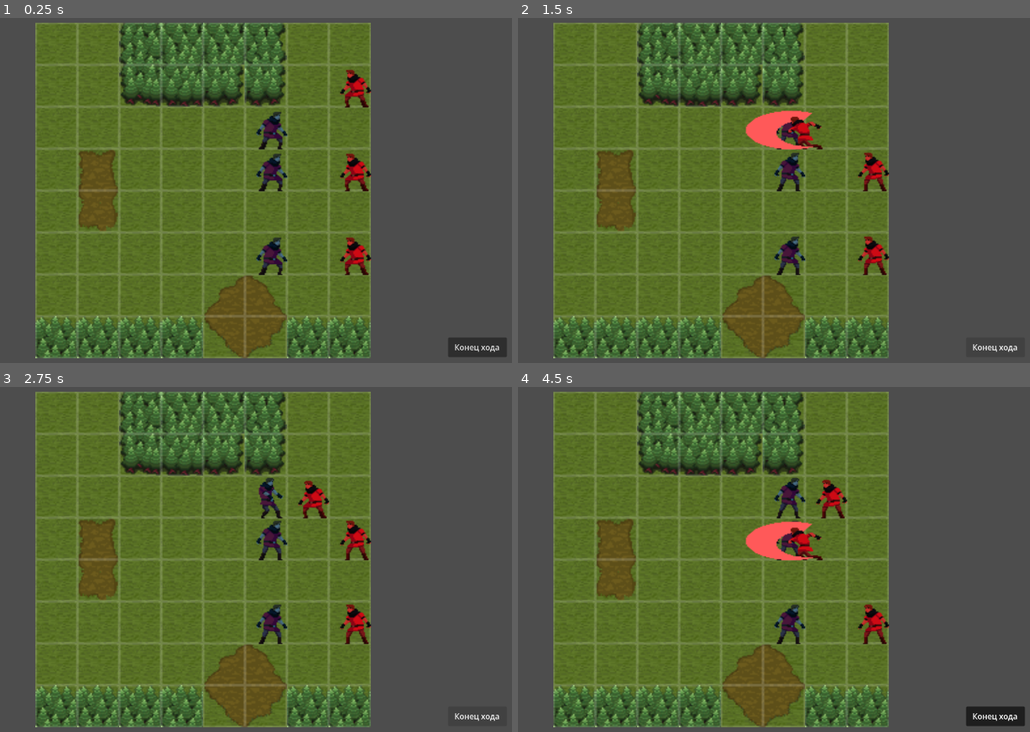
Above: before the commit, frames 1-4 (two rows, left to right).
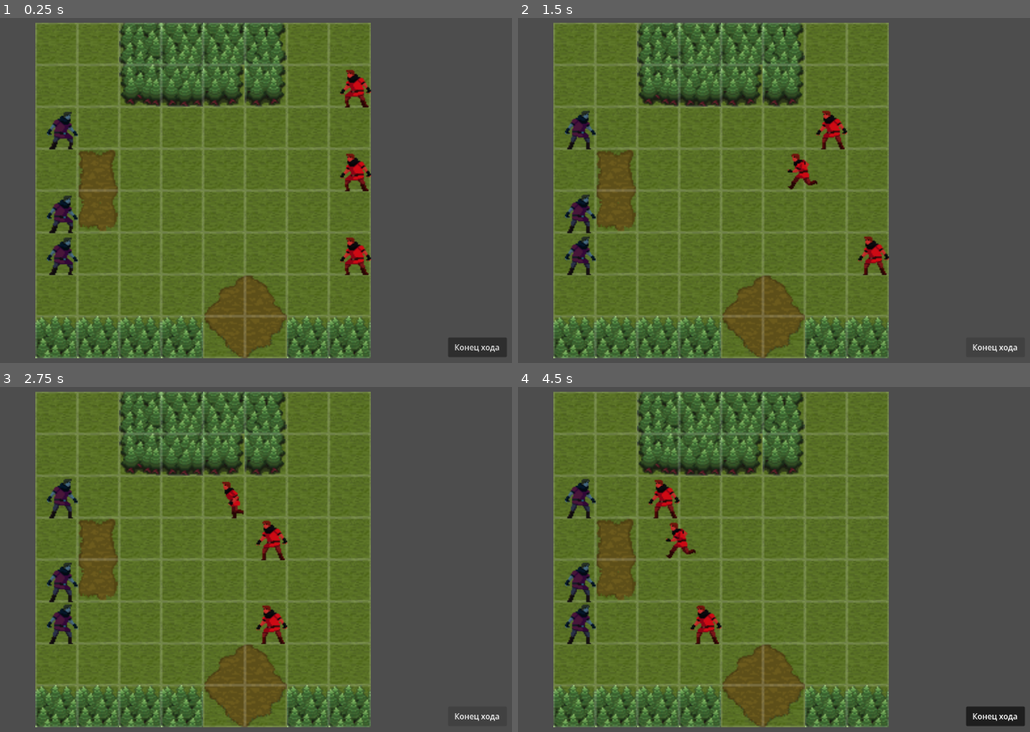
Above: after the commit, the same moments.

Repository: mikhalenkoilya/GodotTest
Game: Godot game, scene res://scenes/world.tscn
Two runs of this game, one before a commit and one after it. Both use one fixed random seed, a clock stepped at 60 frames per second and the inputs below. This scene is started directly instead of the project's main scene.
Inputs (mouse positions are in pixels of both pictures, inside the frame that each line leads up to):
- Up to frame 1 (0.25 s): no input
- Up to frame 2 (1.5 s): click "Конец хода" at 0.5 s; click "Конец хода" at 1.25 s
- Up to frame 3 (2.75 s): click "Конец хода" at 2 s
- Up to frame 4 (4.5 s): tap Enter at 2.75 s; move the mouse to (861, 542) at 2.77 s; hold Keypad Enter (end_turn) 2.78-3.53 s; click (861, 542) at 2.92 s; tap Space at 3.02, 3.77 s; move the mouse to (594, 576) at 3.52 s; tap Keypad Enter (end_turn) at 3.6 s; click (594, 576) at 3.67 s; move the mouse to (784, 483) at 4.27 s; hold Keypad Enter (end_turn) from 4.28 s (still down); click (784, 483) at 4.42 s

The runs differ from the first frame. In frame 1, 2.0% of the frame differs, in the area x 9-57%, y 27-75%; in frame 2, 3.7%; in frame 3, 3.3%; in frame 4, 4.5%, in the area x 9-73%, y 26-75%.

Commit message:
attackShapes

Diff:
--- a/turn-based-test/Scripts/SquadManager.gd
+++ b/turn-based-test/Scripts/SquadManager.gd
@@ -25,7 +25,7 @@
 var squad_classes: Array[String] = [
 	"res://data/classes/warrior.tres",
 	"res://data/classes/warrior.tres",
-	"res://data/classes/warrior.tres"
+	"res://data/classes/archer.tres"
 ]
 
 # Get the ClassData resource for a specific squad slot (0, 1, or 2)
--- a/turn-based-test/Scripts/TurnManager.gd
+++ b/turn-based-test/Scripts/TurnManager.gd
@@ -154,7 +154,12 @@
 
 	elif current_phase == Phase.ATTACK and selected_actor:
 		var actor_cell = tile_map.local_to_map(tile_map.to_local(selected_actor.global_position))
-		if target_cell == actor_cell or not target_cell in highlighted_cells:
+
+		#  Проверяем, находится ли целевая клетка в паттерне атаки
+		var attack_cells = get_attack_cells(actor_cell, selected_actor)
+		var is_valid_target = target_cell in attack_cells
+
+		if target_cell == actor_cell or not is_valid_target:
 			_complete_actor_turn()
 			return
 
@@ -168,17 +173,15 @@
 			if is_instance_valid(attacker) and is_instance_valid(target) and not target.is_dead:
 				await target.take_damage(attacker.attack_damage, attacker.attack_type)
 
-				# 🔄 ЛОГИКА: Ответная атака с проверкой и тратой заряда
+				# Ответная атака
 				if not target.is_dead and target.class_data and target.remaining_counter_attacks > 0:
-					target.remaining_counter_attacks -= 1 # Тратим один заряд
+					target.remaining_counter_attacks -= 1
 					print("🔄 %s выполняет ответную атаку по %s! (Осталось зарядов: %d)" % [target.name, attacker.name, target.remaining_counter_attacks])
-
 					await target.perform_attack(attacker)
 					if is_instance_valid(attacker) and not attacker.is_dead:
 						await attacker.take_damage(target.attack_damage, target.attack_type)
 
 			_complete_actor_turn()
-
 func _switch_to_attack_phase() -> void:
 	current_phase = Phase.ATTACK
 	_highlight_attack_range(selected_actor)
@@ -220,31 +223,45 @@
 
 		var ai_cell = tile_map.local_to_map(tile_map.to_local(enemy.global_position))
 		var user_cell = tile_map.local_to_map(tile_map.to_local(target_player.global_position))
-		var attack_range = enemy.class_data.attack_range if enemy.class_data else 1
-		var total_distance = abs(user_cell.x - ai_cell.x) + abs(user_cell.y - ai_cell.y)
-
-		if total_distance > attack_range:
+
+		# 🔄 Проверяем, может ли ИИ уже атаковать с текущей позиции
+		var attack_cells = get_attack_cells(ai_cell, enemy)
+		var can_attack_now = user_cell in attack_cells
+
+		if not can_attack_now:
 			var move_range = enemy.class_data.move_range if enemy.class_data else 3
 			var ai_reachable = _calculate_reachable_cells(ai_cell, move_range)
+
 			var best_cell = ai_cell
-			var best_distance = total_distance
-
+			var best_dist = 99999
+			var can_attack_from_best = false
+
+			# 🔄 Ищем клетку, с которой можно атаковать, используя паттерн
 			for cell in ai_reachable:
+				var cell_attack_cells = get_attack_cells(cell, enemy)
+				var can_attack = user_cell in cell_attack_cells
 				var dist = abs(user_cell.x - cell.x) + abs(user_cell.y - cell.y)
-				if dist < best_distance:
-					best_distance = dist
+
+				# Приоритет: клетки, с которых возможна атака
+				if can_attack and not can_attack_from_best:
+					can_attack_from_best = true
 					best_cell = cell
+					best_dist = dist
+				# Если статус атаки одинаковый, выбираем клетку ближе к игроку
+				elif can_attack == can_attack_from_best and dist < best_dist:
+					best_cell = cell
+					best_dist = dist
 
 			if best_cell != ai_cell:
-				print("🤖 %s moving to %s" % [enemy.name, best_cell])
+				print("🤖 %s перемещается на %s" % [enemy.name, best_cell])
 				await _try_move_actor_direct(enemy, best_cell)
 				ai_cell = tile_map.local_to_map(tile_map.to_local(enemy.global_position))
 
-		# Attack after moving
+		# Повторно проверяем позицию игрока
 		user_cell = tile_map.local_to_map(tile_map.to_local(target_player.global_position))
-		var final_dist = abs(user_cell.x - ai_cell.x) + abs(user_cell.y - ai_cell.y)
-
-		if final_dist <= attack_range:
+		attack_cells = get_attack_cells(ai_cell, enemy)
+
+		if user_cell in attack_cells:
 			print("🤖 %s наносит удар по %s" % [enemy.name, target_player.name])
 			var attacker = enemy
 			var target = target_player
@@ -255,11 +272,10 @@
 			if is_instance_valid(attacker) and is_instance_valid(target) and not target.is_dead:
 				await target.take_damage(attacker.attack_damage, attacker.attack_type)
 
-				# 🔄 ЛОГИКА: Ответная атака с проверкой и тратой заряда
+				# Ответная атака
 				if not target.is_dead and target.class_data and target.remaining_counter_attacks > 0:
-					target.remaining_counter_attacks -= 1 # Тратим один заряд
-					print("🔄 %s выполняет ответную атаку по %s! (Осталось зарядов: %d)" % [target.name, attacker.name, target.remaining_counter_attacks])
-
+					target.remaining_counter_attacks -= 1
+					print(" %s выполняет ответную атаку по %s! (Осталось зарядов: %d)" % [target.name, attacker.name, target.remaining_counter_attacks])
 					await target.perform_attack(attacker)
 					if is_instance_valid(attacker) and not attacker.is_dead:
 						await attacker.take_damage(target.attack_damage, target.attack_type)
@@ -293,6 +309,21 @@
 	if cost <= 0:
 		return 9999
 	return cost
+
+# 🔄 Получает список абсолютных клеток на основе паттерна и позиции актера
+func get_attack_cells(actor_cell: Vector2i, actor: Actor) -> Array[Vector2i]:
+	var cells: Array[Vector2i] = []
+
+	if not actor.class_data or not actor.class_data.attack_pattern:
+		# Fallback: если паттерн не задан, используем одну клетку
+		return [actor_cell]
+
+	var pattern = actor.class_data.attack_pattern
+	for offset in pattern.relative_cells:
+		var absolute_cell = actor_cell + offset
+		cells.append(absolute_cell)
+
+	return cells
 
 func _calculate_reachable_cells(start_cell: Vector2i, max_cost: int) -> Dictionary:
 	var reachable = {}
@@ -334,14 +365,17 @@
 	_clear_highlight()
 	var actor_cell = tile_map.local_to_map(tile_map.to_local(actor.global_position))
 	var source_id = _get_valid_source_id()
-	var attack_range = actor.class_data.attack_range if actor.class_data else 1
-	for x in range(-attack_range, attack_range + 1):
-		for y in range(-attack_range, attack_range + 1):
-			var distance = abs(x) + abs(y)
-			if distance <= attack_range and distance > 0:
-				var check_cell = actor_cell + Vector2i(x, y)
-				grid_layer.set_cell(check_cell, source_id, ATTACK_ATLAS_COORDS)
-				highlighted_cells.append(check_cell)
+
+	# 🔄 Получаем клетки из паттерна
+	var attack_cells = get_attack_cells(actor_cell, actor)
+
+	for cell in attack_cells:
+		# Не подсвечиваем клетку самого актера (опционально)
+		if cell == actor_cell:
+			continue
+
+		grid_layer.set_cell(cell, source_id, ATTACK_ATLAS_COORDS)
+		highlighted_cells.append(cell)
 
 func _clear_highlight() -> void:
 	if not grid_layer: return
--- a/turn-based-test/Scripts/actor.gd
+++ b/turn-based-test/Scripts/actor.gd
@@ -6,6 +6,8 @@
 @export var class_data: ClassData
 @export var is_friendly: bool = true
 @export var class_sprite_frames: SpriteFrames
+
+@export var attack_pattern: AttackPattern
 
 @onready var sprite: AnimatedSprite2D = $AnimatedSprite2D
 
--- /dev/null
+++ b/turn-based-test/Scripts/attack_pattern.gd
@@ -0,0 +1,11 @@
+class_name AttackPattern
+extends Resource
+
+@export var pattern_name: String = "Single Target"
+
+# Используется ИИ для понимания, насколько близко нужно подойти
+@export var max_range_heuristic: int = 1
+
+# Фактическая форма атаки - список относительных смещений клеток
+# Например, для ромба радиусом 1: [(0,1), (0,-1), (1,0), (-1,0)]
+@export var relative_cells: Array[Vector2i] = [Vector2i(0, 0)]
--- a/turn-based-test/Scripts/class_data.gd
+++ b/turn-based-test/Scripts/class_data.gd
@@ -8,14 +8,14 @@
 @export var attack_damage: int = 15
 @export var move_range: int = 3
 @export var attack_range: int = 1
+
+@export var attack_pattern: AttackPattern
+
 @export var sprite_texture: Texture2D
 @export var sprite_frames: SpriteFrames
 
-# New Combat Stats
 @export var attack_type: AttackType = AttackType.PHYSICAL
 @export var max_armor: int = 30
 @export var max_magic_resist: int = 30
 
-# 🔄 НОВАЯ ЛОГИКА: Максимальное количество ответных атак за раунд
-# По умолчанию 1. Установите 0, чтобы отключить, или 2+ для нескольких ударов.
 @export var max_counter_attacks: int = 1
--- /dev/null
+++ b/turn-based-test/data/AttackShapes/cross_1.tres
@@ -0,0 +1,17 @@
+[gd_resource type="Resource" script_class="AttackPattern" format=3 uid="uid://bsw3mfqktfa30"]
+
+[ext_resource type="Script" uid="uid://bii4bskxhjtt7" path="res://Scripts/attack_pattern.gd" id="1_55jme"]
+
+[resource]
+script = ExtResource("1_55jme")
+metadata/_custom_type_script = "uid://bii4bskxhjtt7"
+
+pattern_name: "Cross Range 1"
+max_range_heuristic: 1
+relative_cells: [
+    Vector2i(0, 1),   # вниз
+    Vector2i(0, -1),  # вверх
+    Vector2i(1, 0),   # вправо
+    Vector2i(-1, 0),  # влево
+    Vector2i(0, 0)    # центр (опционально)
+]
--- /dev/null
+++ b/turn-based-test/data/AttackShapes/diamond_1.tres
@@ -0,0 +1,21 @@
+[gd_resource type="Resource" script_class="AttackPattern" format=3 uid="uid://bgcpsquf48rmd"]
+
+[ext_resource type="Script" uid="uid://bii4bskxhjtt7" path="res://Scripts/attack_pattern.gd" id="1_37hqn"]
+
+[resource]
+script = ExtResource("1_37hqn")
+metadata/_custom_type_script = "uid://bii4bskxhjtt7"
+
+pattern_name: "Diamond Range 1"
+max_range_heuristic: 1
+relative_cells: [
+    Vector2i(0, 1),
+    Vector2i(0, -1),
+    Vector2i(1, 0),
+    Vector2i(-1, 0),
+    Vector2i(1, 1),
+    Vector2i(1, -1),
+    Vector2i(-1, 1),
+    Vector2i(-1, -1),
+    Vector2i(0, 0)
+]
--- /dev/null
+++ b/turn-based-test/data/AttackShapes/line_horizontal_3.tres
@@ -0,0 +1,15 @@
+[gd_resource type="Resource" script_class="AttackPattern" format=3 uid="uid://bkj2xq56jtlg2"]
+
+[ext_resource type="Script" uid="uid://bii4bskxhjtt7" path="res://Scripts/attack_pattern.gd" id="1_2x620"]
+
+[resource]
+script = ExtResource("1_2x620")
+metadata/_custom_type_script = "uid://bii4bskxhjtt7"
+
+pattern_name: "Horizontal Line 3"
+max_range_heuristic: 1
+relative_cells: [
+    Vector2i(-1, 0),
+    Vector2i(0, 0),
+    Vector2i(1, 0)
+]
--- /dev/null
+++ b/turn-based-test/data/AttackShapes/single_target.tres
@@ -0,0 +1,11 @@
+[gd_resource type="Resource" script_class="AttackPattern" format=3 uid="uid://de4o3sjo44jcu"]
+
+[ext_resource type="Script" uid="uid://bii4bskxhjtt7" path="res://Scripts/attack_pattern.gd" id="1_yf1x3"]
+
+[resource]
+script = ExtResource("1_yf1x3")
+metadata/_custom_type_script = "uid://bii4bskxhjtt7"
+
+pattern_name: "Single Target"
+max_range_heuristic: 1
+relative_cells: [Vector2i(0, 0)]
--- /dev/null
+++ b/turn-based-test/data/AttackShapes/square_3x3.tres
@@ -0,0 +1,15 @@
+[gd_resource type="Resource" script_class="AttackPattern" format=3 uid="uid://bf46wl3wsobxr"]
+
+[ext_resource type="Script" uid="uid://bii4bskxhjtt7" path="res://Scripts/attack_pattern.gd" id="1_24ayo"]
+
+[resource]
+script = ExtResource("1_24ayo")
+metadata/_custom_type_script = "uid://bii4bskxhjtt7"
+
+pattern_name: "Square 3x3"
+max_range_heuristic: 1
+relative_cells: [
+    Vector2i(-1, -1), Vector2i(0, -1), Vector2i(1, -1),
+    Vector2i(-1, 0),  Vector2i(0, 0),  Vector2i(1, 0),
+    Vector2i(-1, 1),  Vector2i(0, 1),  Vector2i(1, 1)
+]
--- a/turn-based-test/data/classes/archer.tres
+++ b/turn-based-test/data/classes/archer.tres
@@ -1,7 +1,8 @@
 [gd_resource type="Resource" script_class="ClassData" format=3 uid="uid://y4u1833v0qip"]
 
 [ext_resource type="Script" uid="uid://b217idjjy25pn" path="res://Scripts/class_data.gd" id="1_1hx7s"]
-[ext_resource type="SpriteFrames" uid="uid://bb10xs0sr2r7h" path="res://ART/Sprites/Animations/huntress.res" id="2_nkgaf"]
+[ext_resource type="Resource" uid="uid://bf46wl3wsobxr" path="res://data/AttackShapes/square_3x3.tres" id="1_uj0l1"]
+[ext_resource type="SpriteFrames" uid="uid://bywsnduprwm76" path="res://data/abilities/warrior.res" id="3_xrves"]
 
 [resource]
 script = ExtResource("1_1hx7s")
@@ -9,4 +10,8 @@
 max_hp = 75
 attack_damage = 20
 attack_range = 5
-sprite_frames = ExtResource("2_nkgaf")
+attack_pattern = ExtResource("1_uj0l1")
+sprite_frames = ExtResource("3_xrves")
+attack_type = 0
+max_armor = 10
+max_magic_resist = 0
--- a/turn-based-test/data/classes/warrior.tres
+++ b/turn-based-test/data/classes/warrior.tres
@@ -1,6 +1,7 @@
 [gd_resource type="Resource" script_class="ClassData" format=3 uid="uid://y4u1833v0qip"]
 
 [ext_resource type="Script" uid="uid://b217idjjy25pn" path="res://Scripts/class_data.gd" id="1_74vqn"]
+[ext_resource type="Resource" uid="uid://bsw3mfqktfa30" path="res://data/AttackShapes/cross_1.tres" id="1_rqqb5"]
 [ext_resource type="SpriteFrames" uid="uid://dw1e26qqj12d6" path="res://ART/Sprites/Animations/warrior_sptires.res" id="2_agnmr"]
 
 [resource]
@@ -8,7 +9,7 @@
 max_hp = 80
 attack_damage = 25
 move_range = 2
-attack_range = 1
+attack_pattern = ExtResource("1_rqqb5")
 sprite_frames = ExtResource("2_agnmr")
 attack_type = 0
 max_armor = 10
--- a/turn-based-test/scenes/world.tscn
+++ b/turn-based-test/scenes/world.tscn
@@ -406,13 +406,13 @@
 metadata/_custom_type_script = "uid://qefyhqelaun"
 
 [node name="SpawnPoint_0" type="Marker2D" parent="." unique_id=1609851194]
-position = Vector2(175, 80)
+position = Vector2(15, 80)
 
 [node name="SpawnPoint_1" type="Marker2D" parent="." unique_id=1088444596]
-position = Vector2(175, 112)
+position = Vector2(15, 144)
 
 [node name="SpawnPoint_2" type="Marker2D" parent="." unique_id=875338141]
-position = Vector2(175, 176)
+position = Vector2(15, 176)
 
 [node name="EnemySpawnPoint_0" type="Marker2D" parent="." unique_id=1192132513]
 position = Vector2(239, 48)
Not shown, added: turn-based-test/Scripts/attack_pattern.gd.uid
